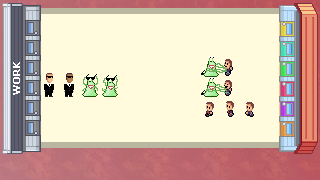
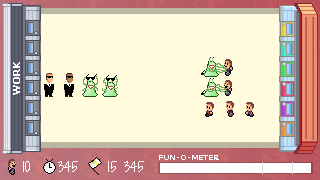
The second 320 x 180 image is a revision of the first. Changes to its layers:
added group "Grupa warstw #3" with 12 layers above "Title" over [8, 155, 313, 175]
added group "Grupa warstw #5" with 4 layers in group "Grupa warstw #3" over [158, 155, 313, 174]
added layer "FUN -O -METER" in group "Grupa warstw #5" over [159, 155, 219, 160]
added layer "Warstwa #26" in group "Grupa warstw #5" over [262, 162, 293, 174]
added layer "Warstwa #25" in group "Grupa warstw #5" over [160, 163, 311, 173]
added layer "Warstwa #24" (20%) in group "Grupa warstw #5" over [158, 155, 313, 174]
added layer "15 345" in group "Grupa warstw #3" over [108, 161, 144, 172]
added layer "Warstwa #18" in group "Grupa warstw #3" over [43, 159, 56, 174]
added layer "345" in group "Grupa warstw #3" over [58, 161, 78, 172]
added layer "10" in group "Grupa warstw #3" over [23, 161, 30, 172]
added layer "Warstwa #22" in group "Grupa warstw #3" over [88, 157, 102, 175]
added layer "Wklejona warstwa #20" in group "Grupa warstw #3" over [8, 159, 16, 175]
